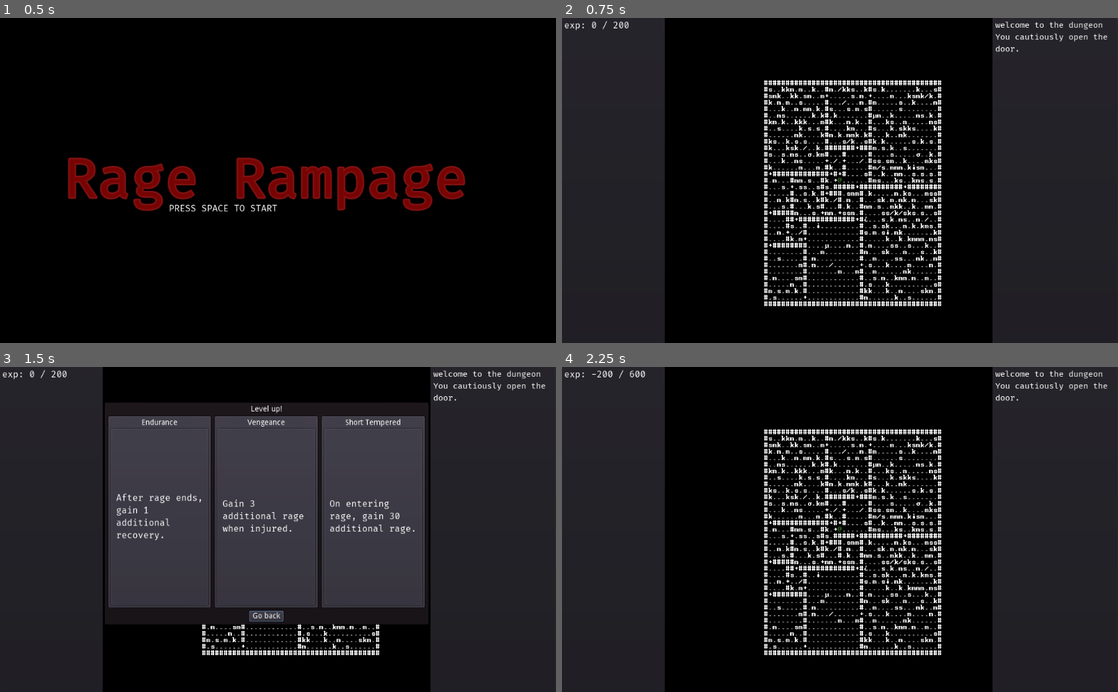
Above: before the commit, frames 1-4 (two rows, left to right).
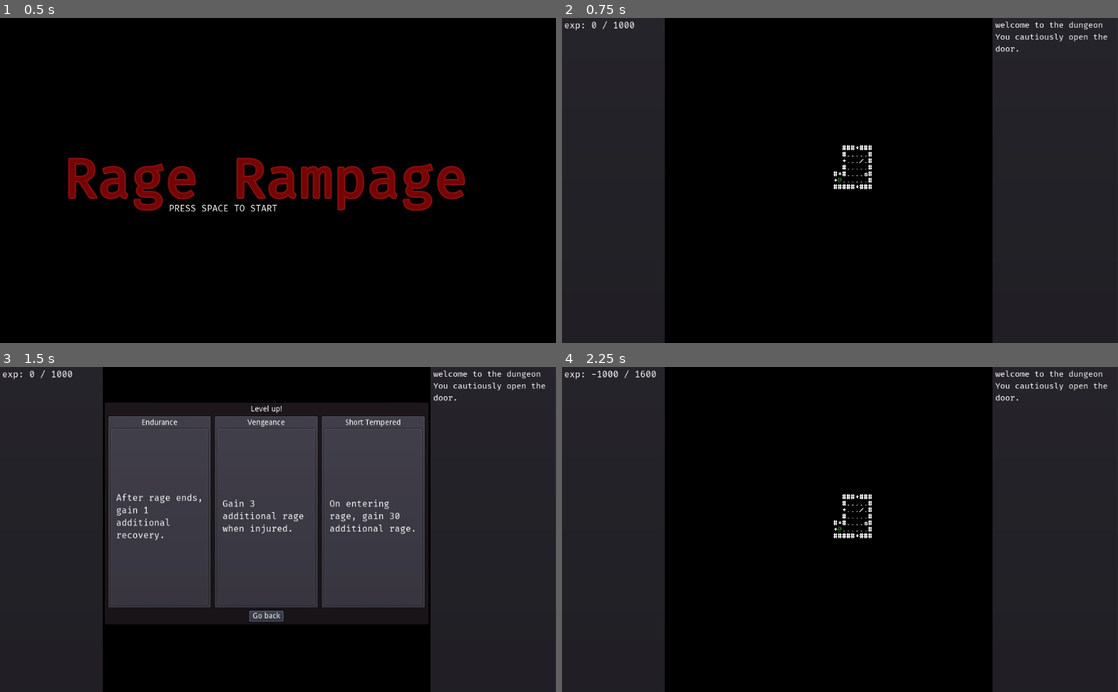
Above: after the commit, the same moments.

Repository: redxaxder/7DRL2022
Game: Godot game, scene res://scenes/root.tscn
The game is run twice, just before and just after one commit, with the same random seed, the same clock (stepped at 60 frames per second) and the same inputs.
Inputs:
- Up to frame 1 (0.5 s): no input
- Up to frame 2 (0.75 s): tap Space (action) at 0.5 s; hold Right (right) from 0.53 s (still down); hold Space (action) from 0.53 s (still down)
- Up to frame 3 (1.5 s): release Right (right) at 1.28 s; release Space (action) at 1.28 s; hold Down (down) from 1.28 s (still down); tap Enter (level_up) at 1.35 s
- Up to frame 4 (2.25 s): release Down (down) at 2 s; click "After rage ends, gain 1 addit…" at 2 s

Frame 1 is identical in both runs. In frame 2, 6.5% of the frame differs, in the area x 9-69%, y 1-89%; in frame 3, 1.0%; in frame 4, 6.6%, in the area x 6-69%, y 0-89%.

Commit message:
rooms and contents start out hidden

Diff:
--- a/lib/const.gd
+++ b/lib/const.gd
@@ -9,6 +9,7 @@
 var KILLED_BY_PC = "killed_by_pc"
 var DESCHEDULE = "deschedule"
 var INJURE_PC = "injure_pc"
+var DOOR_OPENED = "door_opened"
 
 #groups
 var PLAYER = "player"
--- a/scenes/director.gd
+++ b/scenes/director.gd
@@ -48,9 +48,20 @@
 	var candidates = terrain.map.room_cells(starting_room)
 	var start = candidates[randi() % candidates.size()]
 	pc.set_pos(start)
+	activate_room(starting_room)
 	# fill the rooms!
 	for room in terrain.map.rooms:
 		populate_room(room)
+
+func activate_room(room: Vector3):
+	terrain.active_rooms[room] = 0 # add it to the dict. the 0 is meaningless.
+	for cell in terrain.map.room_cells(room, 1):
+		for node in locationService.lookup(cell):
+			node.visible = true
+			if node.is_in_group(constants.MOBS):
+				scheduler.register_actor(node)
+				node.connect(constants.DESCHEDULE, scheduler, "unregister_actor")
+	terrain.update()
 
 func populate_room(room: Vector3):
 	#place doors as needed
@@ -94,13 +105,14 @@
 	door.pc = pc
 	door.set_pos(pos)
 	parent.add_child(door)
+	door.visible = false
+	door.connect(constants.DOOR_OPENED,self,"_on_door_opened")
 	return door
 
 func spawn_dynamic_mob(prefab: PackedScene, pos: Vector2):
 	if terrain.atv(pos) != '#' && locationService.lookup(pos).size() == 0:
 		var mob = spawn_mob(prefab, pos)
-		scheduler.register_actor(mob)
-		mob.connect(constants.DESCHEDULE, scheduler, "unregister_actor")
+		mob.visible = false
 		mob.connect(constants.KILLED_BY_PC, pc, "_on_enemy_killed")
 
 func spawn_mob(prefab: PackedScene, pos: Vector2):
@@ -121,6 +133,7 @@
 		item.random_consumable()
 		parent.add_child(item)
 		item.place(p)
+		item.visible = false
 
 func spawn_random_weapon(p: Vector2):
 	if terrain.atv(p) != '#' && locationService.lookup(p).size() == 0:
@@ -129,3 +142,8 @@
 		item.random_weapon(pc.southpaw)
 		parent.add_child(item)
 		item.place(p)
+		item.visible = false
+
+func _on_door_opened(pos: Vector2):
+	for room in terrain.map.get_rooms(pos,1):
+		activate_room(room)
--- a/scenes/terrain.gd
+++ b/scenes/terrain.gd
@@ -13,7 +13,7 @@
 var contents: Array = []
 var dijkstra_map: Array = []
 var blood_map: Array = []
-var active_rooms: Dictionary # room -> bool
+var active_rooms: Dictionary = {} # used as a set. room -> 0
 
 const dijstra_map_limit = 70
 
@@ -245,13 +245,14 @@
 	#instead of managing a bajillion sprites in here we manually
 	#draw walls and floors
 	var r: Array = rand_seed(cosmetic_map_seed)
-	for i in range(width):
-		for j in range(height):
-			var blood = blood_map[to_linear(i, j)]
+	for room in active_rooms:
+		for cell in map.room_cells(room, 1):
+			var ix = to_linear(cell.x,cell.y)
+			var blood = blood_map[ix]
 			var n: int = r[0]
 			r = rand_seed(r[1])
-			var pos = SCREEN.dungeon_to_screen(i,j)
-			var tile = at(i,j)
+			var pos = SCREEN.dungeon_to_screen(cell.x,cell.y)
+			var tile = atv(cell)
 			if tile == '#':
 				if blood == 0:
 					draw_texture(wall_txtr,pos + offset)
--- a/sprites/door.gd
+++ b/sprites/door.gd
@@ -1,6 +1,8 @@
 extends Actor
 
 class_name Door
+
+signal door_opened(pos)
 
 func _ready():
 	self.door = true
@@ -19,3 +21,7 @@
 	combatLog.say("You cautiously open the door.")
 	die(Vector2(0,0))
 	return true
+
+func die(dir: Vector2):
+	emit_signal("door_opened",get_pos())
+	.die(dir)
--- a/sprites/pc.gd
+++ b/sprites/pc.gd
@@ -19,8 +19,8 @@
 var experience_gain_rate: int = base_experience_gain_rate
 var experience: int = 0
 
-const base_experience_needed = 200
-const experience_needed_step = 400
+const base_experience_needed = 1000
+const experience_needed_step = 600
 var experience_needed = base_experience_needed
 
 
